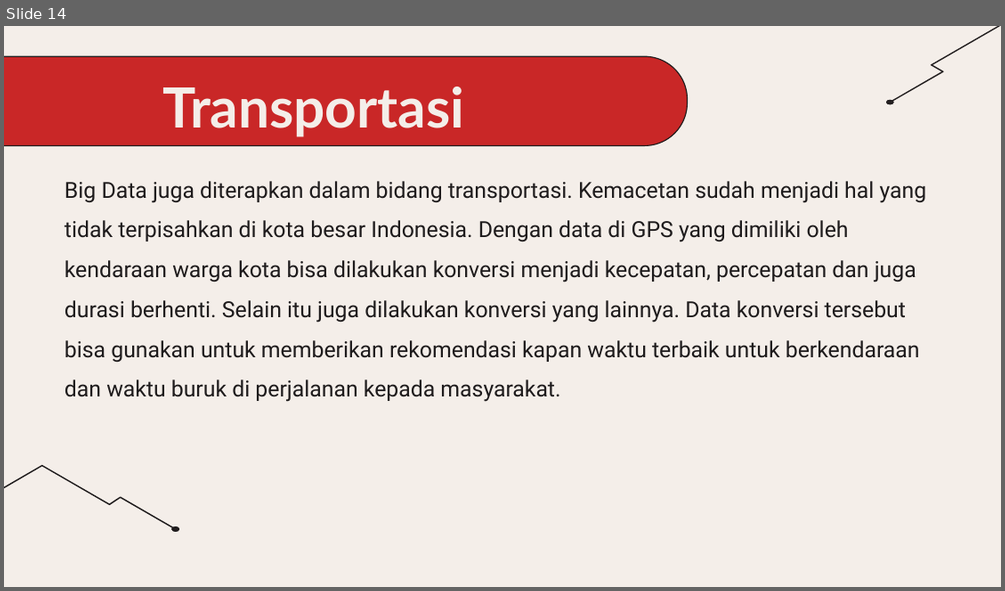
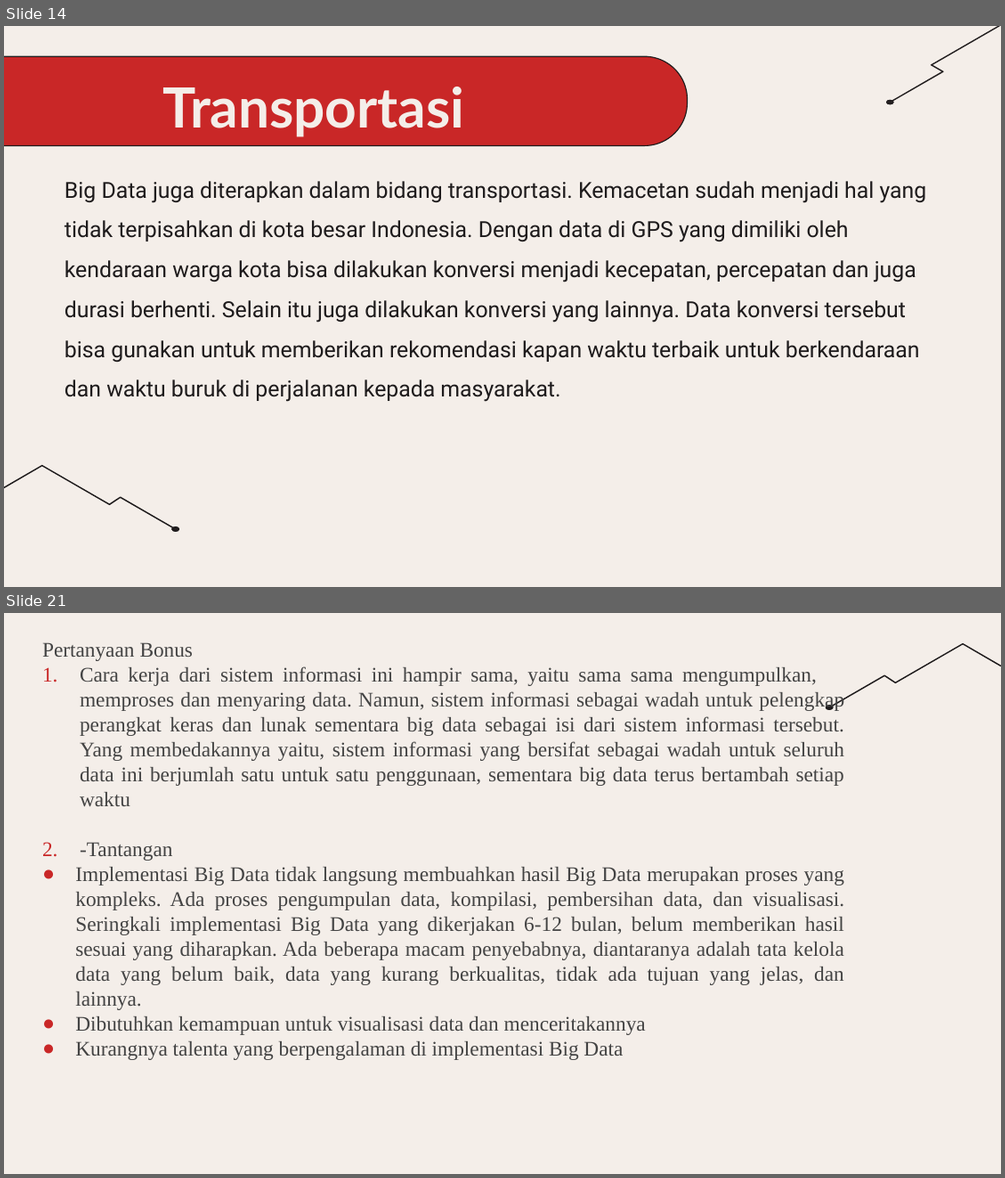
Before and after one commit to Muhammadiqbal0/pengantar-teknik-komputer, a slide deck: materi-5/Kelompok B-Big Data.pptx. Shown one above the other, each under a label of ours: slide 14 before the commit, slides 14 and 21 after it; the slides between them are not shown. The pictures are 1005x591 and 1005x1178 pixels, drawn with LibreOffice and Linux fonts; fonts in the diff are those of the drawing. Boxes give left, top, right and bottom in pixels: in the first picture for what was removed or moved away, otherwise in the second. Text is boxed around its words. In the diff, an @@ line names an element or a change of style, - is before the commit and + after.

Commit message:
izin kirim resume pertanyaan

```diff
--- a/materi-5/Kelompok B-Big Data.pptx
+++ b/materi-5/Kelompok B-Big Data.pptx
@@ slide 21 added at box(4, 613, 1001, 1174), background #F4EEE9 @@
@@ text added at box(42, 642, 845, 1060), 15 pt, text #434343 @@
+Pertanyaan Bonus
+1. Cara kerja dari sistem informasi ini hampir sama, yaitu sama sama mengumpulkan, memproses dan menyaring data. Namun, sistem informasi sebagai wadah untuk pelengkap perangkat keras dan lunak sementara big data sebagai isi dari sistem informasi tersebut. Yang membedakannya yaitu, sistem informasi yang bersifat sebagai wadah untuk seluruh data ini berjumlah satu untuk satu penggunaan, sementara big data terus bertambah setiap waktu
+2. -Tantangan
+● Implementasi Big Data tidak langsung membuahkan hasil Big Data merupakan proses yang kompleks. Ada proses pengumpulan data, kompilasi, pembersihan data, dan visualisasi. Seringkali implementasi Big Data yang dikerjakan 6-12 bulan, belum memberikan hasil sesuai yang diharapkan. Ada beberapa macam penyebabnya, diantaranya adalah tata kelola data yang belum baik, data yang kurang berkualitas, tidak ada tujuan yang jelas, dan lainnya.
+● Dibutuhkan kemampuan untuk visualisasi data dan menceritakannya
+● Kurangnya talenta yang berpengalaman di implementasi Big Data
@@ freeform shape added at box(829, 644, 1001, 707), fill #F4EEE9, outline #1E1B1C 0.75 pt @@
@@ freeform shape added at box(825, 706, 833, 710), fill #231F20, outline #1E1B1C 0.75 pt @@
@@ freeform shape added at box(825, 706, 833, 710), fill #F4EEE9, outline #1E1B1C 0.75 pt @@
```
Also in this commit, not shown: 10 slides changed, 4 other slides added.
